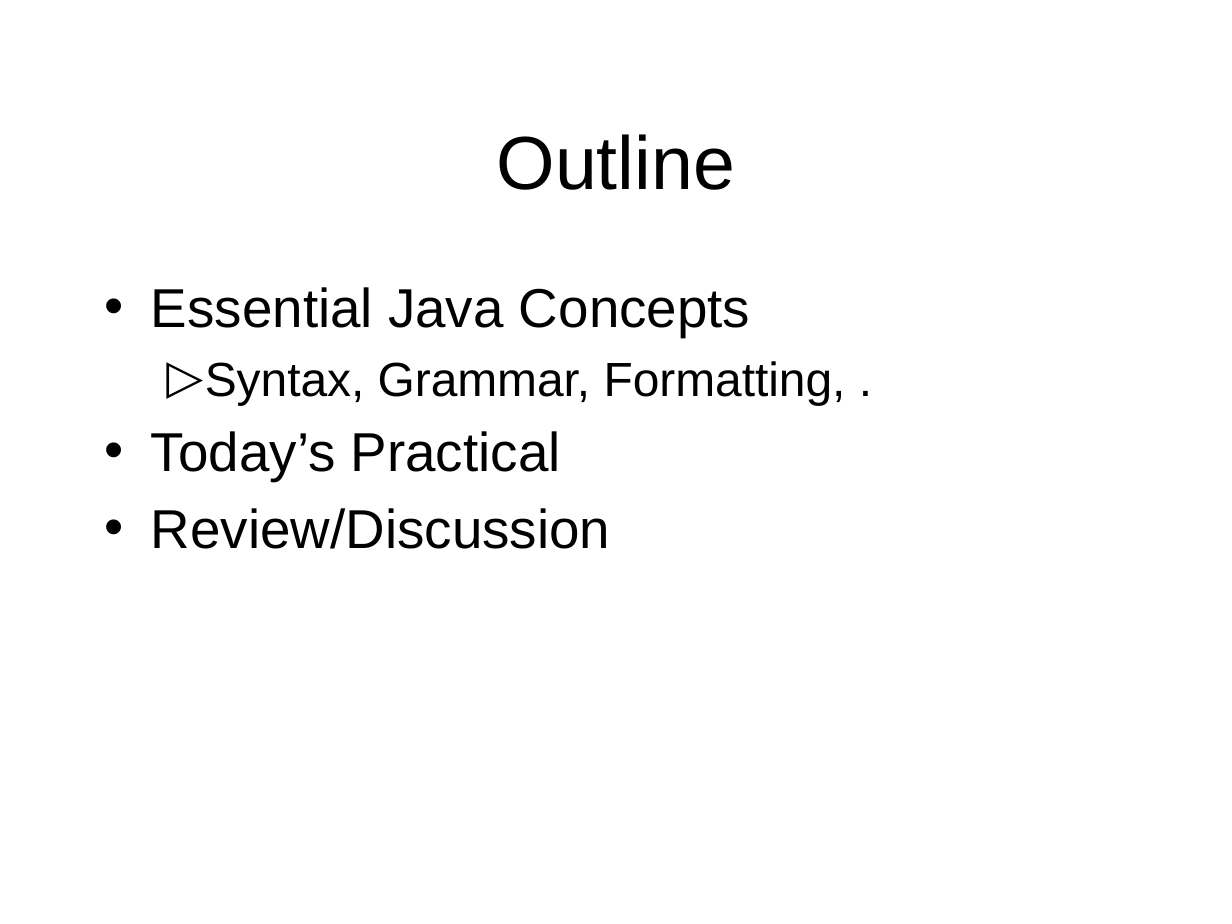
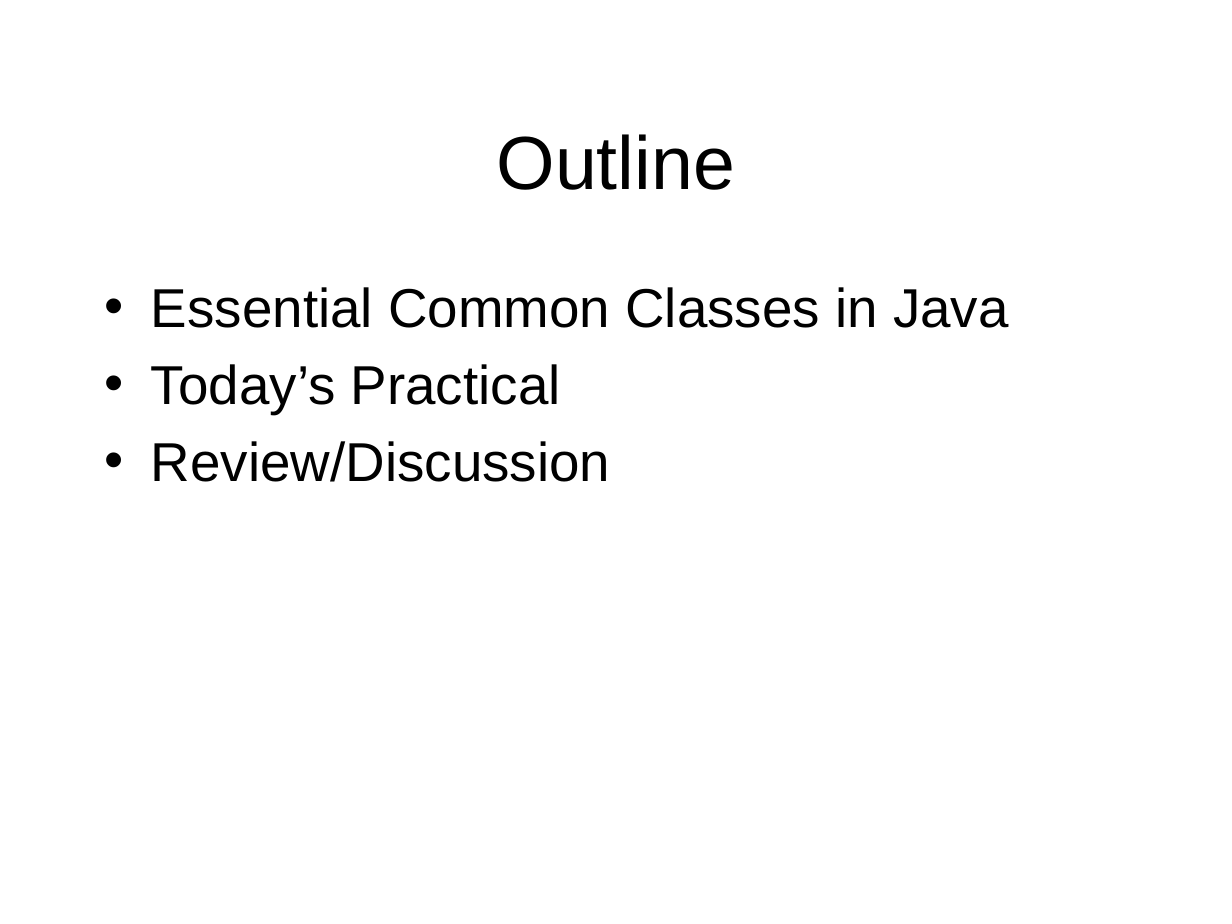
Before and after one commit to octaviordz/zjnu2017.github.io, a slide deck: slide 2 of OOP/lectures/090--Common.Classes.pptx. Drawn at 1232x924 pixels with LibreOffice and Linux fonts; fonts in the diff are those of the drawing. Boxes give left, top, right and bottom in pixels: in the first picture for what was removed or moved away, otherwise in the second. Text is boxed around its words. In the diff, an @@ line names an element or a change of style, - is before the commit and + after.

```diff
--- a/OOP/lectures/090--Common.Classes.pptx
+++ b/OOP/lectures/090--Common.Classes.pptx
@@ text at (151,287,1009,328): text changed; size 28 to 32 pt @@
-• Essential Java Concepts
-  ▷ Syntax, Grammar, Formatting, .
+• Essential Common Classes in Java
```
Also in this commit, not shown: 2 other slides changed, 1 slide added, 44 other files.
